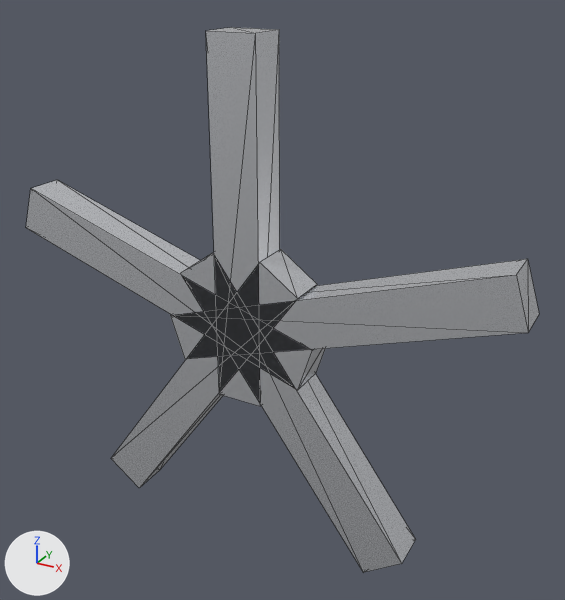
Renders of the glTF model public/models/EH-4520.glb from each side of a commit.
Both versions are drawn from a camera (50 mm lens) standing at (1.67, -2.72, 1.51) and looking at (0.13, 0.08, 0.11). The lights are fixed; the arrows at lower left show +X, +Y and +Z. The picture after the commit comes second. Mesh edges are drawn as thin lines.

In view in the first picture: 'g0', 'g1', 'g2', 'g3', 'g4'.
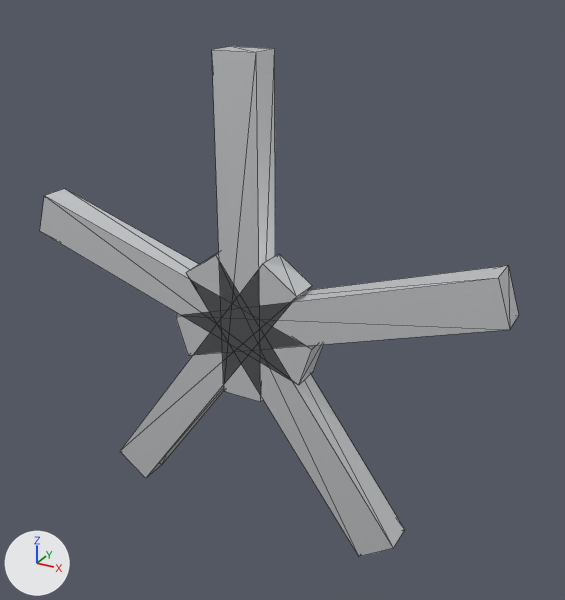
The edits, one by one:
In material 'Material_0' (mat_material_0), metallic goes from 0.85 to 0.62.
In material 'Material_0' (mat_material_0), roughness goes from 0.25 to 0.28.
me_geometry_0 is used by ob_g0; location (0.0, 0.0, 0.0).
me_geometry_0 had 8 vertices, 12 faces and spanned x -0.11..0.11, y -0.09..0.09, z -0.35..1.25.
me_geometry_0 now has 8 vertices, 12 faces and spans x -0.1..0.1, y -0.07..0.07, z -0.34..1.18.
me_geometry_0 part 1: the whole mesh is scaled about the mesh origin by (0.909, 0.778, 0.95).
me_geometry_1 is used by ob_g1; location (0.0, 0.0, 0.0).
me_geometry_1 had 8 vertices, 12 faces and spanned x -1.22..0.37, y -0.09..0.09, z -0.21..0.49.
me_geometry_1 now has 8 vertices, 12 faces and spans x -1.15..0.35, y -0.07..0.07, z -0.2..0.46.
me_geometry_1 part 2: the whole mesh is scaled about the mesh origin by (0.95, 0.778, 0.944).
me_geometry_2 is used by ob_g2; location (0.0, 0.0, 0.0).
me_geometry_2 had 8 vertices, 12 faces and spanned x -0.824..0.295, y -0.09..0.09, z -1.076..0.348.
me_geometry_2 now has 8 vertices, 12 faces and spans x -0.774..0.281, y -0.07..0.07, z -1.013..0.334.
Part 3, on me_geometry_2:
Vertex 0 of me_geometry_2 moves from (0.295, 0.09, 0.218) at pixel (317, 284) to (0.281, 0.07, 0.216) at pixel (312, 285).
Vertex 1 of me_geometry_2 moves from (0.295, -0.09, 0.218) at pixel (297, 298) to (0.281, -0.07, 0.216) at pixel (296, 296).
Vertex 2 of me_geometry_2 moves from (-0.646, 0.09, -1.076) at pixel (159, 470) to (-0.613, 0.07, -1.013) at pixel (161, 464).
Vertex 3 of me_geometry_2 moves from (-0.646, -0.09, -1.076) at pixel (139, 488) to (-0.613, -0.07, -1.013) at pixel (145, 478).
Vertex 4 of me_geometry_2 moves from (0.117, 0.09, 0.348) at pixel (280, 249) to (0.119, 0.07, 0.334) at pixel (279, 253).
Vertex 5 of me_geometry_2 moves from (0.117, -0.09, 0.348) at pixel (259, 262) to (0.119, -0.07, 0.334) at pixel (262, 263).
Vertex 6 of me_geometry_2 moves from (-0.824, 0.09, -0.947) to (-0.774, 0.07, -0.896).
Vertex 7 of me_geometry_2 moves from (-0.824, -0.09, -0.947) at pixel (110, 458) to (-0.774, -0.07, -0.896) at pixel (119, 451).
me_geometry_3 is used by ob_g3; location (0.0, 0.0, 0.0).
me_geometry_3 had 8 vertices, 12 faces and spanned x -0.295..0.824, y -0.09..0.09, z -1.076..0.348.
me_geometry_3 now has 8 vertices, 12 faces and spans x -0.281..0.774, y -0.07..0.07, z -1.013..0.334.
Part 4, on me_geometry_3:
Vertex 0 of me_geometry_3 moves from (-0.117, 0.09, 0.348) to (-0.119, 0.07, 0.334).
Vertex 1 of me_geometry_3 moves from (-0.117, -0.09, 0.348) at pixel (212, 252) to (-0.119, -0.07, 0.334) at pixel (215, 254).
Vertex 2 of me_geometry_3 moves from (0.824, 0.09, -0.947) at pixel (415, 539) to (0.774, 0.07, -0.896) at pixel (404, 529).
Vertex 3 of me_geometry_3 moves from (0.824, -0.09, -0.947) at pixel (401, 563) to (0.774, -0.07, -0.896) at pixel (393, 548).
Vertex 4 of me_geometry_3 moves from (-0.295, 0.09, 0.218) to (-0.281, 0.07, 0.216).
Vertex 5 of me_geometry_3 moves from (-0.295, -0.09, 0.218) at pixel (180, 273) to (-0.281, -0.07, 0.216) at pixel (185, 272).
Vertex 6 of me_geometry_3 moves from (0.646, 0.09, -1.076) to (0.613, 0.07, -1.013).
Vertex 7 of me_geometry_3 moves from (0.646, -0.09, -1.076) at pixel (363, 572) to (0.613, -0.07, -1.013) at pixel (358, 556).
me_geometry_4 is used by ob_g4; location (0.0, 0.0, 0.0).
me_geometry_4 had 8 vertices, 12 faces and spanned x -0.37..1.22, y -0.09..0.09, z -0.21..0.49.
me_geometry_4 now has 8 vertices, 12 faces and spans x -0.35..1.15, y -0.07..0.07, z -0.2..0.46.
me_geometry_4 part 5: the whole mesh is scaled about the mesh origin by (0.95, 0.778, 0.944).

Where the change shows, as pixel boxes (x1, y1, x2, y2) in the pictures (565 x 600 px):
'g0', surface changed, rescaled (15% narrower, 6% shorter)
    before: (206, 27, 280, 406)
    after: (212, 46, 275, 402)
'g4', surface changed, rescaled (7% narrower, 11% shorter)
    before: (170, 259, 539, 359)
    after: (175, 266, 519, 355)
'g1', surface changed, rescaled (7% shorter)
    before: (26, 180, 326, 390)
    after: (40, 189, 323, 385)
'g3', surface changed, reshaped (7% narrower)
    before: (181, 252, 416, 572)
    after: (186, 252, 405, 557)
'g2', surface changed, reshaped (7% narrower, 6% shorter)
    before: (111, 249, 317, 488)
    after: (120, 254, 312, 478)
